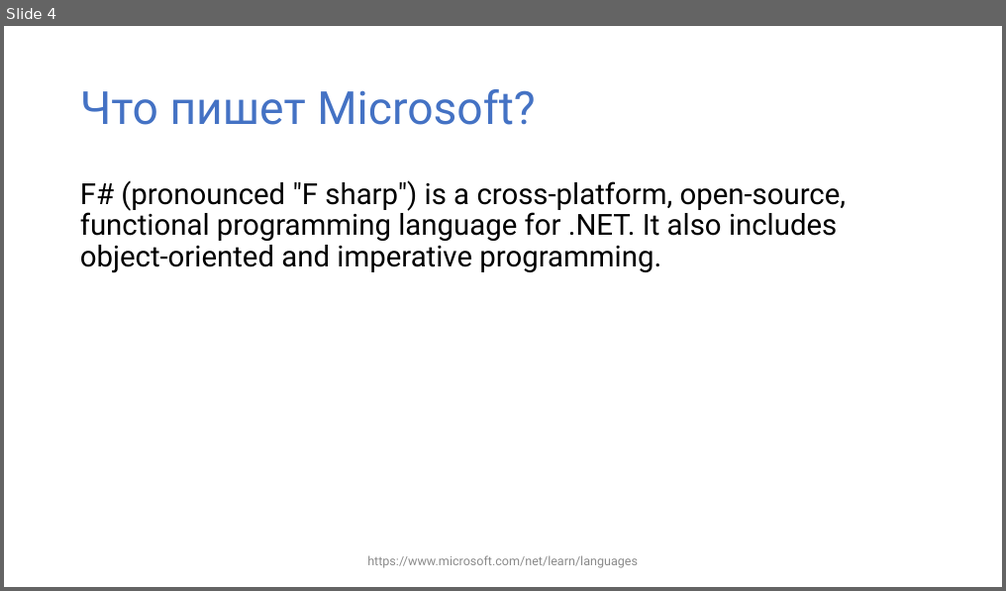
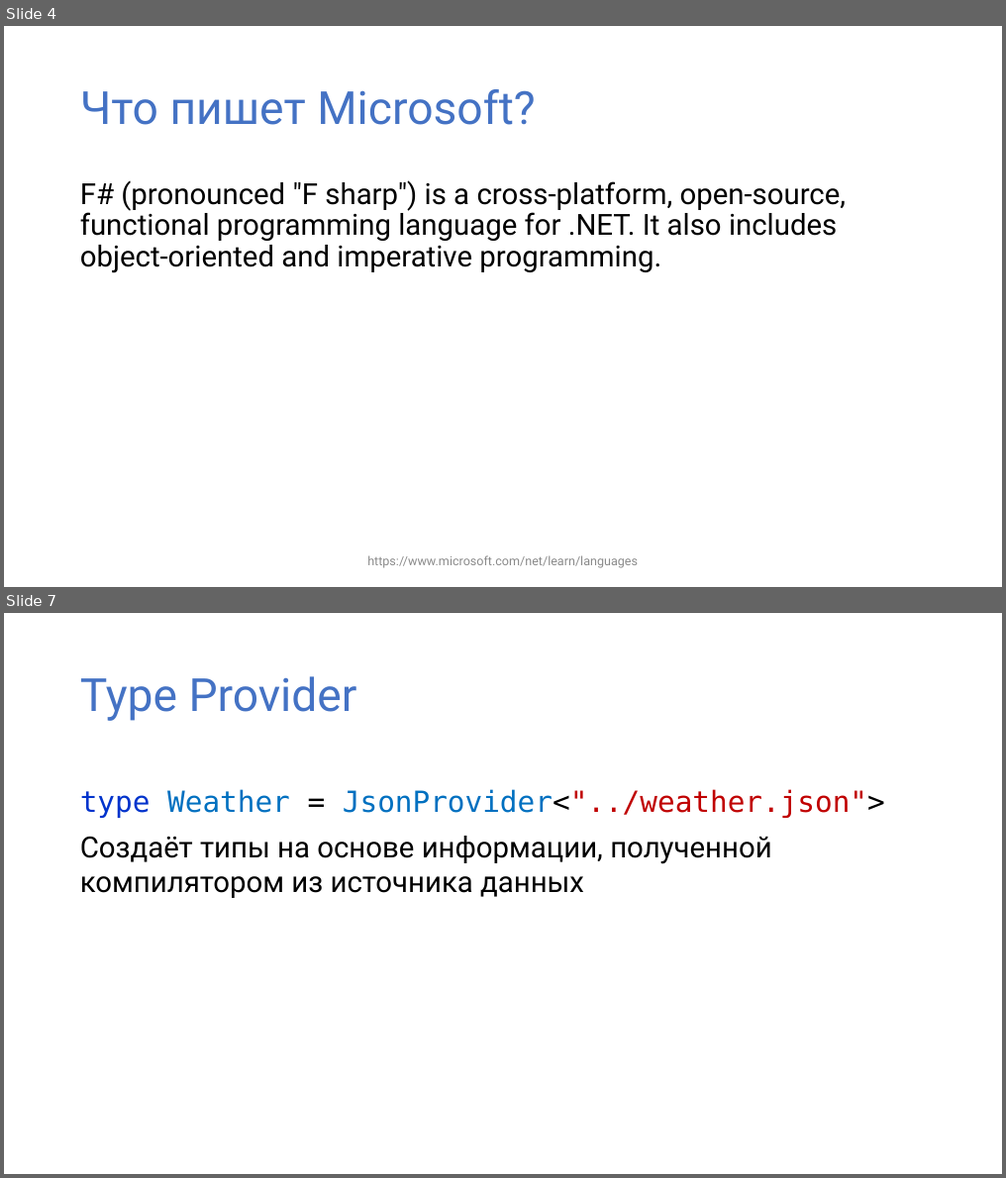
Before and after one commit to yevgeniyredko/shpora-2018-fsharp, a slide deck: shpora-2018-fsharp.pptx. Shown one above the other, each under a label of ours: slide 4 before the commit, slides 4 and 7 after it; the slides between them are not shown. The pictures are 1006x591 and 1006x1178 pixels, drawn with LibreOffice and Linux fonts; fonts in the diff are those of the drawing. Boxes give left, top, right and bottom in pixels: in the first picture for what was removed or moved away, otherwise in the second. Text is boxed around its words. In the diff, an @@ line names an element or a change of style, - is before the commit and + after.

```diff
--- a/shpora-2018-fsharp.pptx
+++ b/shpora-2018-fsharp.pptx
@@ slide 7 added at <box>4,613,1002,1174</box>, background #FFFFFF @@
@@ title added at <box>80,676,357,721</box>, 44 pt, text #4472C4 @@
+Type Provider
@@ text added at <box>80,789,885,898</box>, 28 pt, text #000000 @@
+type Weather = JsonProvider<"../weather.json">
+Создаёт типы на основе информации, полученной компилятором из источника данных
```
Also in this commit, not shown: 2 slides changed, 21 other slides added, 2 slides removed, 1 other file.
